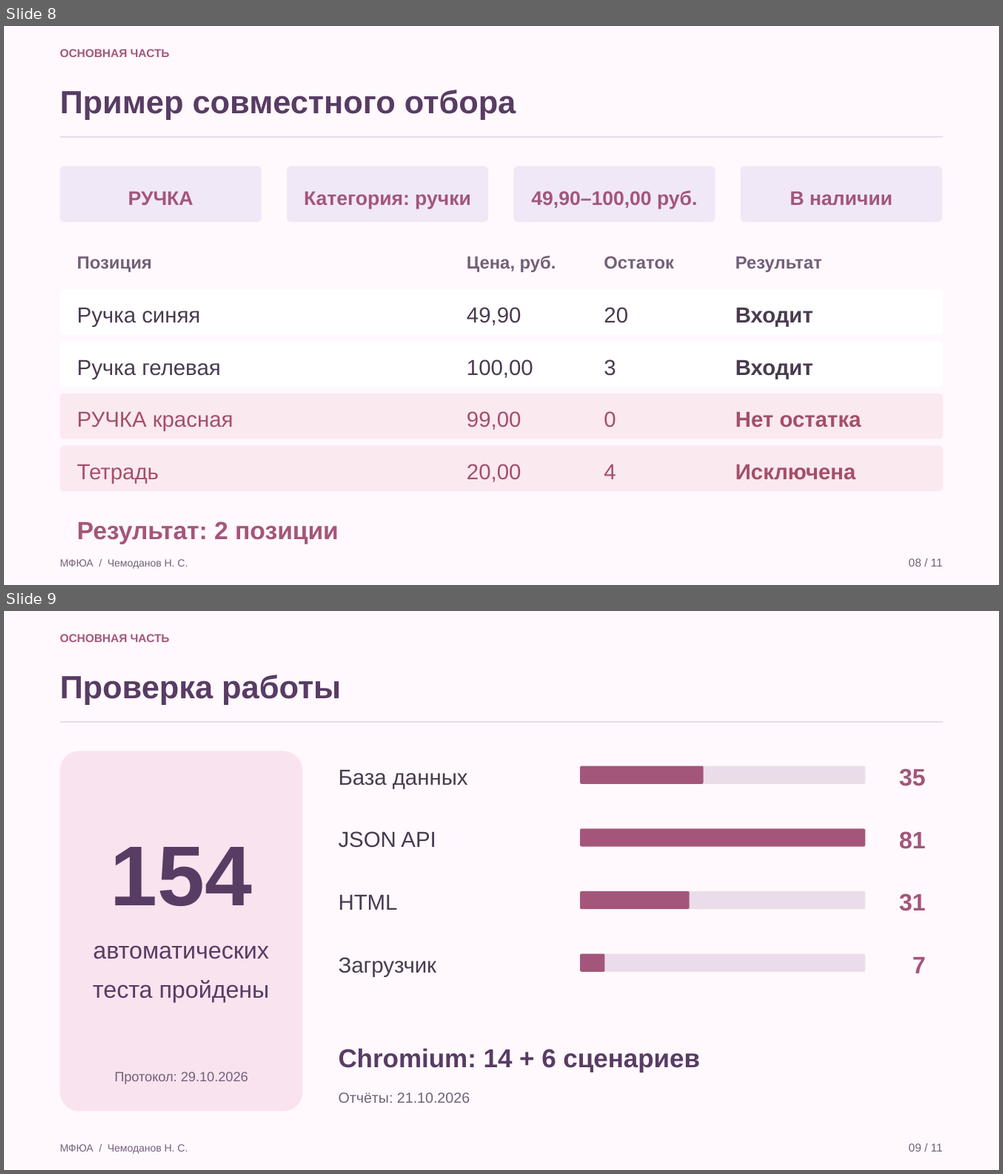
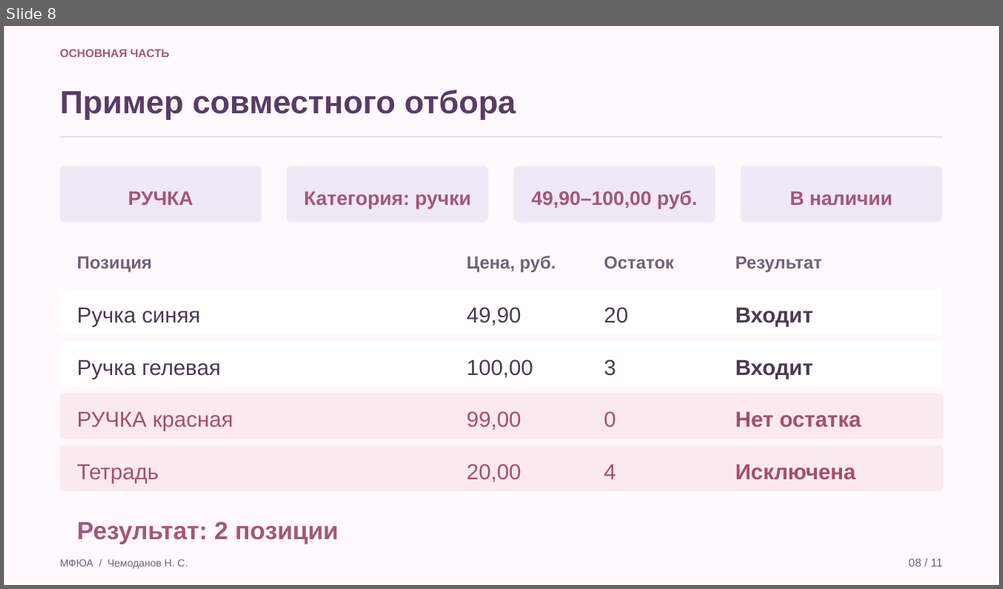
Before and after one commit to Koryza/kyyyyyrsach, a slide deck: docs/defense/catalog_defense.pptx. Shown one above the other, each under a label of ours: slides 8 and 9 before the commit, slide 8 after it. The pictures are 1003x1174 and 1003x589 pixels, drawn with LibreOffice and Linux fonts; fonts in the diff are those of the drawing. Boxes give left, top, right and bottom in pixels: in the first picture for what was removed or moved away, otherwise in the second. Text is boxed around its words. In the diff, an @@ line names an element or a change of style, - is before the commit and + after.

```diff
--- a/docs/defense/catalog_defense.pptx
+++ b/docs/defense/catalog_defense.pptx
@@ slide 9 removed at [4,611,999,1170], background #FFF8FC @@
@@ text removed at [60,634,170,642] @@
-ОСНОВНАЯ ЧАСТЬ
@@ text removed at [60,675,341,704] @@
-Проверка работы
@@ rectangle removed at [60,721,942,723] @@
@@ rounded rectangle removed at [60,752,302,1112] @@
@@ text removed at [338,769,468,789] @@
-База данных
@@ rounded rectangle removed at [580,766,865,784] @@
@@ rounded rectangle removed at [580,766,703,784] @@
@@ text removed at [899,769,925,786] @@
-35
@@ text removed at [338,832,435,848] @@
-JSON API
@@ rounded rectangle removed at [580,829,865,847] @@
@@ text removed at [899,832,925,849] @@
-81
@@ text removed at [111,847,253,906] @@
-154
@@ text removed at [338,894,398,910] @@
-HTML
@@ rounded rectangle removed at [580,891,865,909] @@
@@ rounded rectangle removed at [580,891,689,909] @@
@@ text removed at [899,894,925,911] @@
-31
@@ text removed at [93,945,270,1002] @@
-автоматических
-теста пройдены
@@ text removed at [338,957,437,977] @@
-Загрузчик
@@ rounded rectangle removed at [580,954,865,972] @@
@@ rounded rectangle removed at [580,954,605,972] @@
@@ text removed at [912,957,925,974] @@
-7
@@ text removed at [338,1048,700,1073] @@
-Chromium: 14 + 6 сценариев
@@ text removed at [114,1072,248,1085] @@
-Протокол: 29.10.2026
@@ text removed at [338,1093,469,1103] @@
-Отчёты: 21.10.2026
@@ text removed at [60,1145,188,1154] @@
-МФЮА / Чемоданов Н. С.
@@ text removed at [908,1144,942,1152] @@
-09 / 11
```
Also in this commit, not shown: 1 slide changed, 1 slide added, 18 other files.
